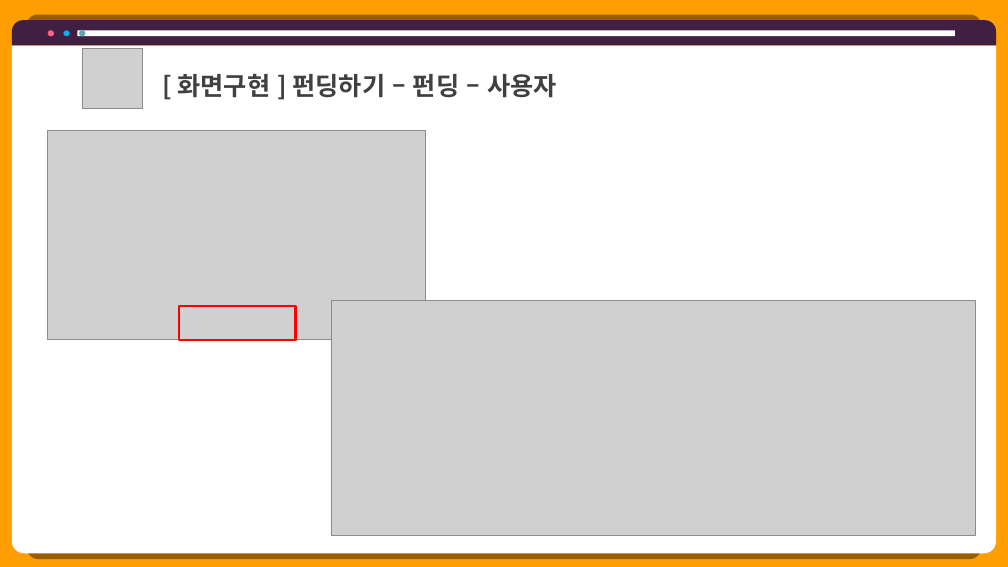
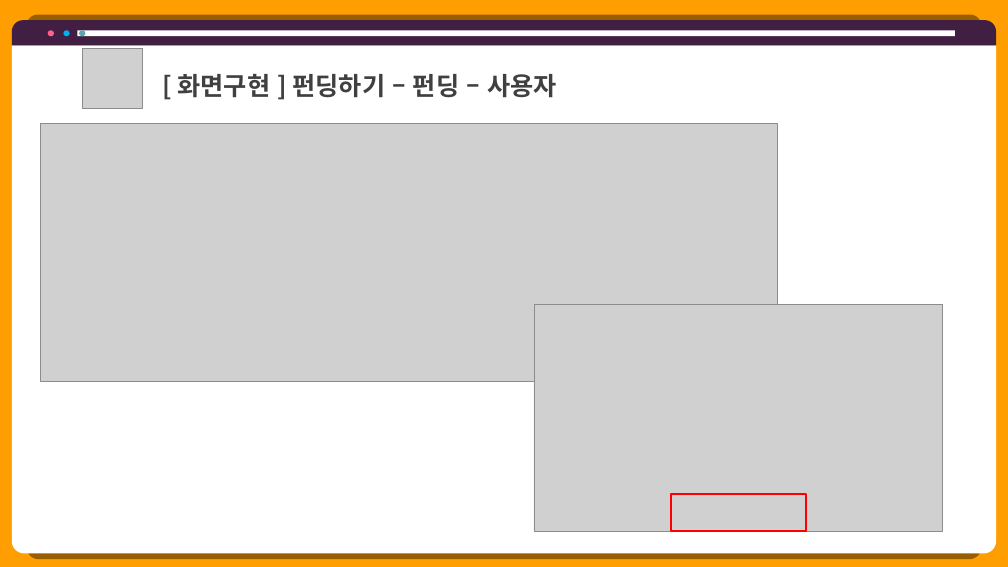
Before and after one commit to hhsw07/ezen-academy-projects, a slide deck: slide 6 of 0 발표용 파워포인트/0529 4차발표/0529 project06 - 파워포인트 - 민기.pptx. Drawn at 1008x567 pixels with LibreOffice and Linux fonts; fonts in the diff are those of the drawing; grey boxes stand for pictures. Boxes give left, top, right and bottom in pixels: in the first picture for what was removed or moved away, otherwise in the second. Text is boxed around its words. In the diff, an @@ line names an element or a change of style, - is before the commit and + after.

```diff
--- a/0 발표용 파워포인트/0529 4차발표/0529 project06 - 파워포인트 - 민기.pptx
+++ b/0 발표용 파워포인트/0529 4차발표/0529 project06 - 파워포인트 - 민기.pptx
@@ picture added at box(41, 124, 778, 382) @@
@@ picture removed at box(331, 300, 976, 536) @@
@@ picture: place and size @@
-picture at box(48, 130, 426, 340)
+picture at box(534, 305, 943, 532)
@@ rectangle: place and size @@
-rectangle at box(179, 306, 296, 340)
+rectangle at box(671, 495, 805, 532)
```
Also in this commit, not shown: 7 other files.
